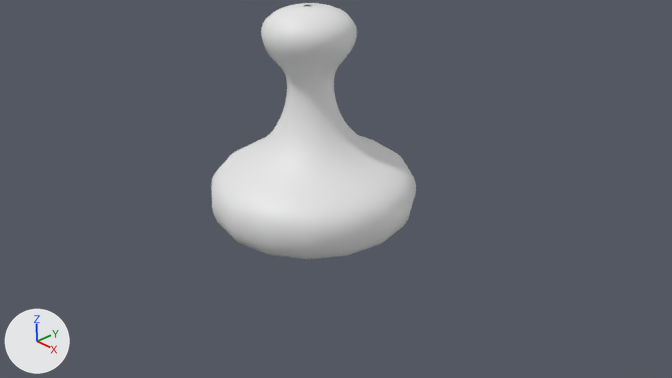
Renders of the Blender file pawn.blend from each side of a commit.
Rendered twice from the file's camera 'Camera'. Lighting does not change. The marker at lower left points along +X, +Y and +Z.

The first picture shows 'NurbsCurve'.
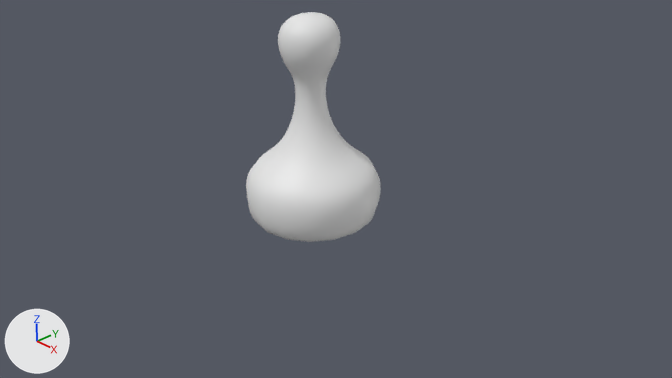
Commit message: Added pawn mesh

The change, as a diff of the scene's bpy script:
```diff
--- a/pawn.blend.py
+++ b/pawn.blend.py
@@ me_mesh @@
 # used by ob_nurbscurve; location = (0.0, 0.0, 0.0)
-me_mesh.from_pydata(...)  # 1632 vertices, 1520 faces; spans x -1.54..1.54, y -1.54..1.54, z 0.01..3.17
+me_mesh.from_pydata(...)  # 1521 vertices, 1520 faces; spans x -1.54..1.54, y -1.54..1.54, z 0.01..3.06
+# me_mesh part 1: 180 vertices moved from x -0.58..0.62, y -0.62..0.65, z 1.29..2.72 to x -0.58..0.62, y -0.62..0.65, z 1.28..2.72; 741 vertices removed from x -1.54..0.65, y -0.65..0.65, z 0.01..3.17; 630 vertices added at x -0.65..0.65, y -0.65..0.65, z 1.28..3.06
@@ ob_nurbscurve @@
 ob_nurbscurve.location = (0.0, 0.0, 0.0)
+ob_nurbscurve.scale = (0.657, 0.657, 1.0)
```

What differs and where, as boxes [x1, y1, x2, y2] in the pictures (672 x 378 px; the box of a moved part takes in the faces that stretch with it):
'NurbsCurve', reshaped, rescaled (34% narrower, 10% shorter)
    before: [211, 3, 416, 259]
    after: [246, 12, 381, 242]
part 1 of me_mesh, moved or reshaped
    before: [239, 3, 357, 156]
    after: [278, 12, 341, 150]
